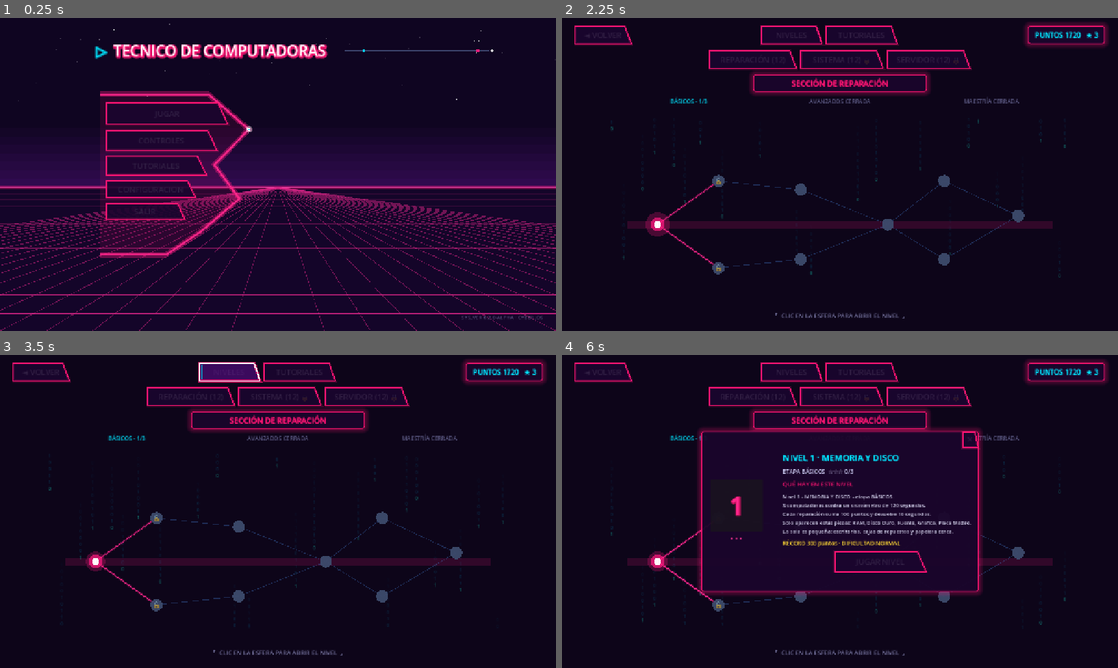
Above: before the commit, frames 1-4 (two rows, left to right).
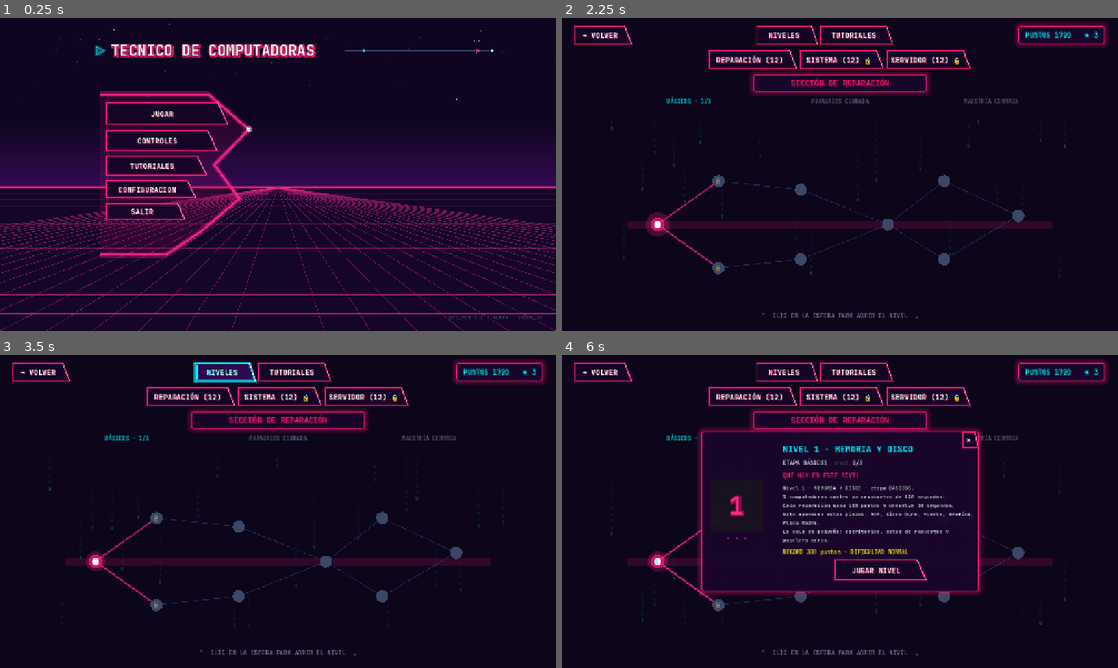
Above: after the commit, the same moments.

Repository: santiago9seijas-bit/computer-technician-3D
Game: Godot game, scene res://scenes/menus/MainMenu.tscn
Two runs of this game, one before a commit and one after it. Both use one fixed random seed, a clock stepped at 60 frames per second and the inputs below.
Inputs:
- Up to frame 1 (0.25 s): no input
- Up to frame 2 (2.25 s): click "TUTORIALES" at 0.5 s; click "◄ VOLVER" at 1.25 s; click "JUGAR" at 2 s
- Up to frame 3 (3.5 s): click "NIVELES" at 2.75 s
- Up to frame 4 (6 s): click "REPARACIÓN (12)" at 3.5 s; click "SISTEMA (12) 🔒" at 4.25 s; click "SERVIDOR (12) 🔒" at 5 s; click "1" at 5.75 s

The runs differ from the first frame. In frame 1, 2.4% of the frame differs, in the area x 17-98%, y 8-97%; in frame 2, 2.2%; in frame 3, 2.5%; in frame 4, 5.8%, in the area x 2-97%, y 1-96%.

Commit message:
feat: integracion de JetBrainsMono-Bold, alineacion optica y maxima legibilidad en botones y UI

Diff:
--- a/scripts/menus/CyberButton.gd
+++ b/scripts/menus/CyberButton.gd
@@ -1,21 +1,34 @@
 @tool
 extends Button
 
-@export var slant: float = 24.0
+@export var slant: float = 22.0
 @export var border_color: Color = Color(1.0, 0.08, 0.45, 1.0)
-@export var hover_border_color: Color = Color(1.0, 1.0, 1.0, 1.0)
-@export var fill_color: Color = Color(0.10, 0.02, 0.18, 0.90)
-@export var hover_fill_color: Color = Color(0.24, 0.04, 0.38, 0.95)
-@export var pressed_fill_color: Color = Color(1.0, 0.08, 0.45, 0.8)
-@export var glow_color: Color = Color(1.0, 0.08, 0.45, 0.35)
+@export var hover_border_color: Color = Color(0.0, 0.95, 1.0, 1.0)
+@export var fill_color: Color = Color(0.08, 0.02, 0.15, 0.92)
+@export var hover_fill_color: Color = Color(0.18, 0.04, 0.32, 0.98)
+@export var pressed_fill_color: Color = Color(1.0, 0.08, 0.45, 0.85)
+@export var glow_color: Color = Color(1.0, 0.08, 0.45, 0.4)
+@export var custom_font_size: int = 17
 
 var is_hovered: bool = false
 var hover_t: float = 0.0
 var base_x: float = 0.0
 var initialized_base: bool = false
+var font: Font = null
 
 func _ready() -> void:
 	flat = true
+	# Ocultar el renderizado de texto por defecto de Button para dibujarlo nosotros con alineación óptica
+	add_theme_color_override("font_color", Color(0, 0, 0, 0))
+	add_theme_color_override("font_hover_color", Color(0, 0, 0, 0))
+	add_theme_color_override("font_pressed_color", Color(0, 0, 0, 0))
+	add_theme_color_override("font_focus_color", Color(0, 0, 0, 0))
+
+	if ResourceLoader.exists("res://assets/fonts/JetBrainsMono-Bold.ttf"):
+		font = load("res://assets/fonts/JetBrainsMono-Bold.ttf")
+	else:
+		font = ThemeDB.fallback_font
+
 	mouse_entered.connect(_on_mouse_entered)
 	mouse_exited.connect(_on_mouse_exited)
 	focus_entered.connect(_on_mouse_entered)
@@ -28,9 +41,9 @@
 
 	var target_t = 1.0 if (is_hovered or has_focus()) else 0.0
 	if abs(hover_t - target_t) > 0.001:
-		hover_t = lerp(hover_t, target_t, delta * 14.0)
+		hover_t = lerp(hover_t, target_t, delta * 15.0)
 		if initialized_base:
-			position.x = base_x + hover_t * 10.0 # Desplazamiento sutil hacia la derecha al hover
+			position.x = base_x + hover_t * 8.0 # Desplazamiento táctil fluido al hover
 		queue_redraw()
 
 func _on_mouse_entered() -> void:
@@ -45,36 +58,73 @@
 	var w = size.x
 	var h = size.y
 
-	# Puntos trapezoidales estilo cyberpunk (corte en diagonal en el borde derecho)
-	# (0,0) -> (w - slant, 0) -> (w, h) -> (0, h)
+	if font == null:
+		if ResourceLoader.exists("res://assets/fonts/JetBrainsMono-Bold.ttf"):
+			font = load("res://assets/fonts/JetBrainsMono-Bold.ttf")
+		else:
+			font = ThemeDB.fallback_font
+
+	# Geometría trapezoidal con corte en el extremo derecho
+	var effective_slant = min(slant, w * 0.35)
 	var pts: PackedVector2Array = [
 		Vector2(0, 0),
-		Vector2(w - slant, 0),
+		Vector2(w - effective_slant, 0),
 		Vector2(w, h),
 		Vector2(0, h)
 	]
 
+	# Color de relleno interpolado
 	var current_fill = fill_color.lerp(hover_fill_color, hover_t)
 	if button_pressed:
 		current_fill = pressed_fill_color
 
-	var current_border = border_color.lerp(hover_border_color, hover_t)
-	var current_glow = glow_color
-	current_glow.a = lerp(0.2, 0.7, hover_t)
-
-	# Relleno del polígono
 	draw_colored_polygon(pts, current_fill)
 
-	# Borde cerrado con glow
+	# Borde cerrado con Glow de neón
+	var current_border = border_color.lerp(hover_border_color, hover_t)
+	var current_glow = glow_color.lerp(Color(0.0, 0.95, 1.0, 0.6), hover_t)
+	current_glow.a *= lerp(0.3, 0.85, hover_t)
+
 	var border_pts = pts.duplicate()
 	border_pts.append(pts[0])
 
 	# Glow exterior
-	draw_polyline(border_pts, current_glow, 6.0)
-	# Línea de borde nítida
+	draw_polyline(border_pts, current_glow, 7.0)
+	# Línea principal nítida
 	draw_polyline(border_pts, current_border, 2.5)
 
-	# Micro-acento tecnológico: pequeño recuadro blanco/cian en la esquina superior izquierda al hover
-	if hover_t > 0.2:
-		var accent_col = Color(0.0, 0.9, 1.0, hover_t)
-		draw_rect(Rect2(4, 4, 3, h - 8), accent_col, true)
+	# Doble acento de luz en el corte biselado (borde derecho)
+	var slant_line = PackedVector2Array([Vector2(w - effective_slant, 0), Vector2(w, h)])
+	draw_polyline(slant_line, Color(1, 1, 1, 0.4 + hover_t * 0.6), 2.0)
+
+	# Indicador de selección lateral (barra de luz en el margen izquierdo al hover)
+	if hover_t > 0.05:
+		var bar_color = Color(0.0, 0.95, 1.0, hover_t)
+		draw_rect(Rect2(3, 4, 3.5, h - 8), bar_color, true)
+		draw_rect(Rect2(1, 2, 7, h - 4), Color(0.0, 0.95, 1.0, hover_t * 0.35), false, 1.5)
+
+	# RENDERIZADO DEL TEXTO CON MÁXIMA LEGIBILIDAD
+	if text != "" and font != null:
+		var f_size = custom_font_size
+		# Centro óptico del área utilizable (descontando el corte diagonal derecho)
+		var usable_width = w - effective_slant
+		var string_size = font.get_string_size(text, HORIZONTAL_ALIGNMENT_CENTER, -1, f_size)
+		var text_x = (usable_width - string_size.x) * 0.5
+		var text_y = (h + string_size.y * 0.65) * 0.5 - 1.0
+
+		if button_pressed:
+			text_x += 1.0
+			text_y += 1.0
+
+		var text_pos = Vector2(text_x, text_y)
+
+		# 1. Sombra / Contorno negro para contraste absoluto contra cualquier fondo
+		draw_string_outline(font, text_pos, text, HORIZONTAL_ALIGNMENT_LEFT, -1, f_size, 4, Color(0.02, 0.01, 0.05, 0.95))
+
+		# 2. Resplandor / Drop shadow de neón
+		var shadow_col = Color(1.0, 0.08, 0.45, 0.7).lerp(Color(0.0, 0.8, 1.0, 0.8), hover_t)
+		draw_string(font, text_pos + Vector2(1.5, 1.5), text, HORIZONTAL_ALIGNMENT_LEFT, -1, f_size, shadow_col)
+
+		# 3. Texto frontal nítido (blanco puro en normal -> blanco/cian brillante en hover)
+		var text_col = Color(1.0, 1.0, 1.0, 1.0).lerp(Color(0.9, 1.0, 1.0, 1.0), hover_t)
+		draw_string(font, text_pos, text, HORIZONTAL_ALIGNMENT_LEFT, -1, f_size, text_col)
--- a/styles/cyberpunk_theme.tres
+++ b/styles/cyberpunk_theme.tres
@@ -1,4 +1,6 @@
-[gd_resource type="Theme" load_steps=5 format=3]
+[gd_resource type="Theme" load_steps=6 format=3]
+
+[ext_resource type="FontFile" path="res://assets/fonts/JetBrainsMono-Bold.ttf" id="1_font"]
 
 [sub_resource type="StyleBoxFlat" id="StyleBoxFlat_normal"]
 bg_color = Color(0.12, 0.03, 0.22, 0.85)
@@ -55,11 +57,16 @@
 shadow_size = 12
 
 [resource]
+default_font = ExtResource("1_font")
+default_font_size = 15
 Button/colors/font_color = Color(1, 1, 1, 1)
-Button/colors/font_hover_color = Color(1, 1, 1, 1)
-Button/colors/font_pressed_color = Color(0, 0.9, 1, 1)
-Button/font_sizes/font_size = 18
+Button/colors/font_hover_color = Color(0, 0.95, 1, 1)
+Button/colors/font_pressed_color = Color(1, 0.08, 0.45, 1)
+Button/font_sizes/font_size = 17
 Button/styles/normal = SubResource("StyleBoxFlat_normal")
 Button/styles/hover = SubResource("StyleBoxFlat_hover")
 Button/styles/pressed = SubResource("StyleBoxFlat_pressed")
+Label/colors/font_color = Color(1, 1, 1, 1)
+Label/colors/font_outline_color = Color(0.02, 0.01, 0.05, 0.95)
+Label/constants/outline_size = 4
 PanelContainer/styles/panel = SubResource("StyleBoxFlat_panel")
Binary file added: assets/fonts/JetBrainsMono-Bold.ttf
Not shown, added: assets/fonts/JetBrainsMono-Bold.ttf.import
Binary file added: assets/fonts/JetBrainsMono-Regular.ttf
Not shown, added: assets/fonts/JetBrainsMono-Regular.ttf.import
